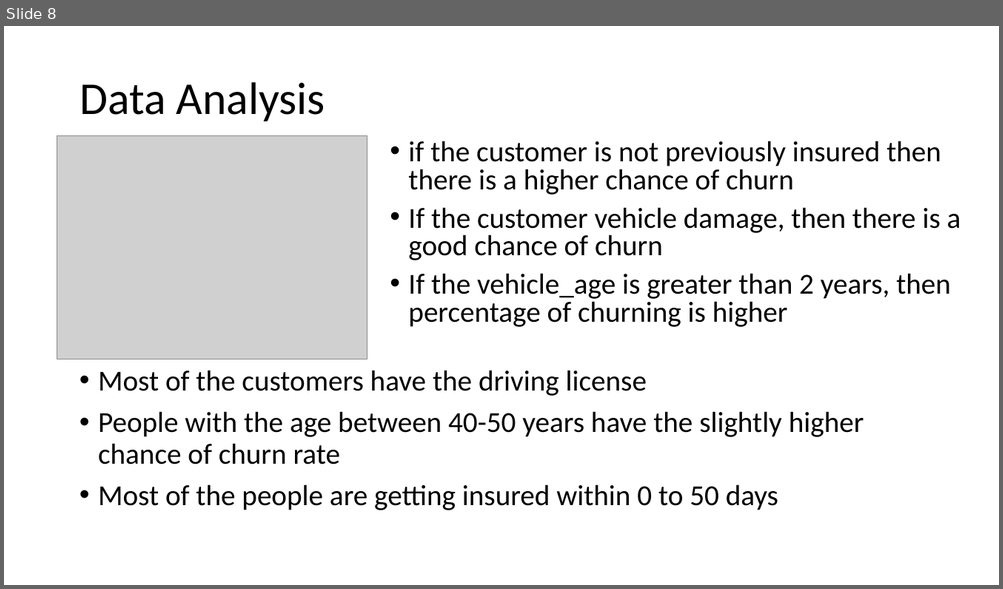
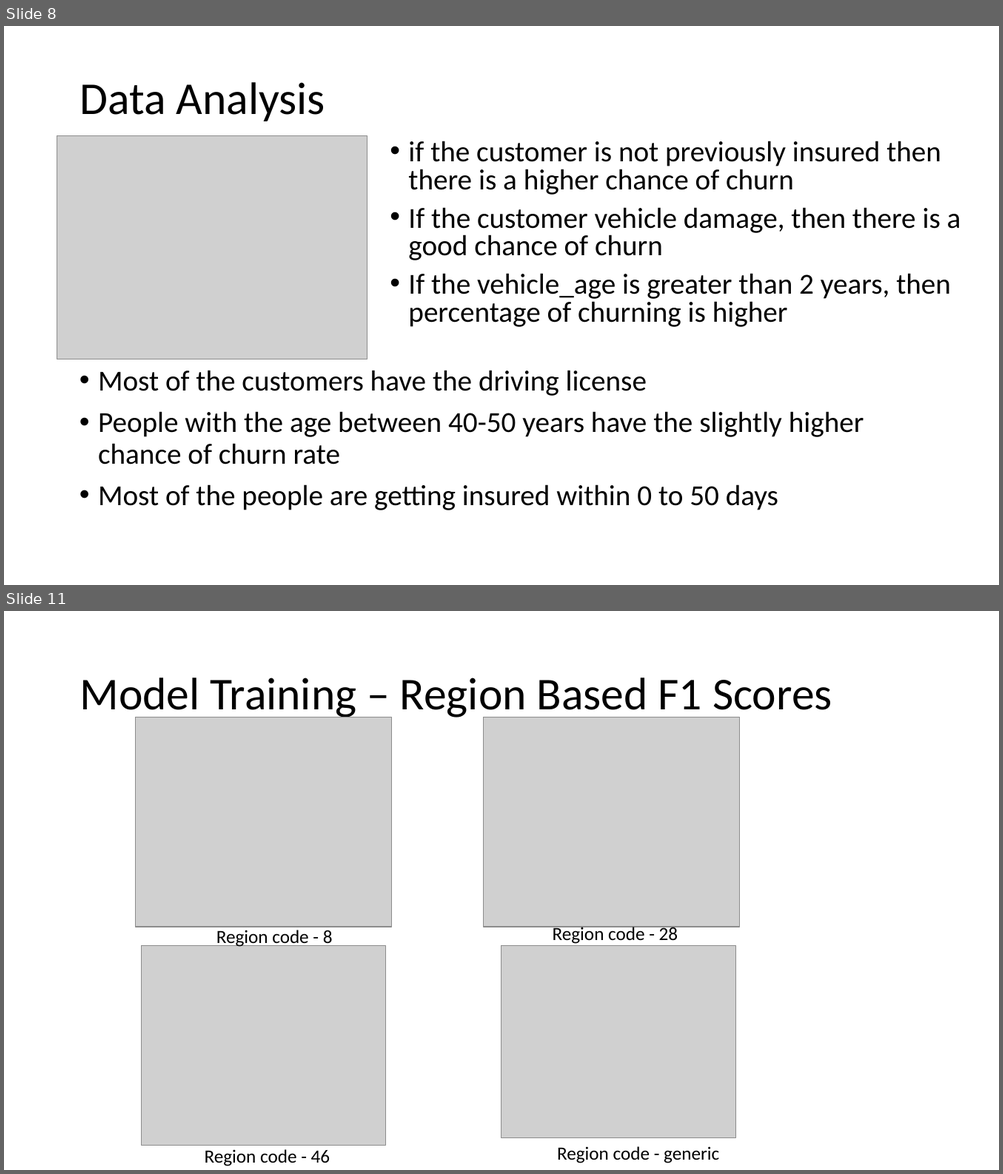
Before and after one commit to gsundeep-tech/churn-prediction, a slide deck: ChurnAnalysis.pptx. Shown one above the other, each under a label of ours: slide 8 before the commit, slides 8 and 11 after it; the slides between them are not shown. The pictures are 1003x589 and 1003x1174 pixels, drawn with LibreOffice and Linux fonts; fonts in the diff are those of the drawing; grey boxes stand for pictures. Boxes give left, top, right and bottom in pixels: in the first picture for what was removed or moved away, otherwise in the second. Text is boxed around its words. In the diff, an @@ line names an element or a change of style, - is before the commit and + after.

```diff
--- a/ChurnAnalysis.pptx
+++ b/ChurnAnalysis.pptx
@@ slide 11 added at [4, 611, 999, 1170], background #FFFFFF @@
@@ title added at [79, 678, 832, 721], 44 pt, text #000000 @@
+Model Training – Region Based F1 Scores
@@ picture added at [135, 717, 392, 926] @@
@@ picture added at [483, 717, 740, 926] @@
@@ text added at [216, 930, 333, 948], 18 pt, text #000000 @@
+Region code - 8
@@ text added at [552, 925, 678, 944], 18 pt, text #000000 @@
+Region code - 28
@@ picture added at [142, 946, 385, 1146] @@
@@ picture added at [502, 946, 737, 1139] @@
@@ text added at [205, 1150, 330, 1167], 18 pt, text #000000 @@
+Region code - 46
@@ text added at [557, 1147, 719, 1164], 18 pt, text #000000 @@
+Region code - generic
```
Also in this commit, not shown: 4 slides changed, 4 other slides added, 2 slides removed.
